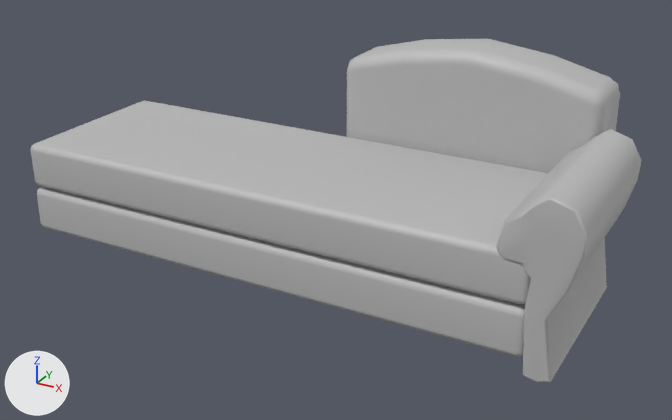
The FBX model Assets/Models/Objects/ShrinkingObjects/Sofa3_4EDT.fbx: old version first, new version second.
The view is the same before and after, from a 50 mm camera at (0.0666, -0.0955, 0.0649) aimed at (0.0048, 0.0168, 0.0088). Lighting does not change. The marker at lower left points along +X, +Y and +Z. Both versions are drawn at full value of the shape key 'sofaArmFloat1' of 'sofaArmFloat'; the numbers are the values there. Vertices at the same position are counted once.

Before the edit, the objects in view are built like this:
```python
me_mesh = bpy.data.meshes.new('Mesh')
me_mesh.from_pydata(...)  # 92 vertices, 90 faces; spans x 0.0..4.04, y 0.0..3.26, z -3.78..-2.74
me_mesh.materials.append(mat_lambert1)  # grey #bcbcbc
me_mesh_001 = bpy.data.meshes.new('Mesh.001')
me_mesh_001.from_pydata(...)  # 111 vertices, 108 faces; spans x -4.0..4.0, y 0.24..0.95, z -2.76..0.0
me_mesh_001.materials.append(mat_lambert1)  # grey #bcbcbc
me_mesh_003 = bpy.data.meshes.new('Mesh.003')
me_mesh_003.from_pydata(...)  # 160 vertices, 170 faces; spans x 3.54..4.6, y 0.0..2.45, z -2.75..0.0
me_mesh_003.materials.append(mat_lambert1)  # grey #bcbcbc
ob_sofa2rexedt = bpy.data.objects.new('Sofa2RexEdt', me_mesh)
ob_sofa2rexedt.parent = ob_sofa2
ob_sofa2rexedt.location = (0.0, 0.0, 0.0)
ob_sofa2upper = bpy.data.objects.new('Sofa2Upper', me_mesh_001)
ob_sofa2upper.parent = ob_sofa2
ob_sofa2upper.location = (0.0, 0.0, 0.0)
ob_sofaarmfloat = bpy.data.objects.new('sofaArmFloat', me_mesh_003)
ob_sofaarmfloat.parent = ob_sofa2
ob_sofaarmfloat.location = (0.0, 0.0, 0.0)
# also in view: 'Sofa2Upper1' at (0.0, 0.0138, 0.0133)
```
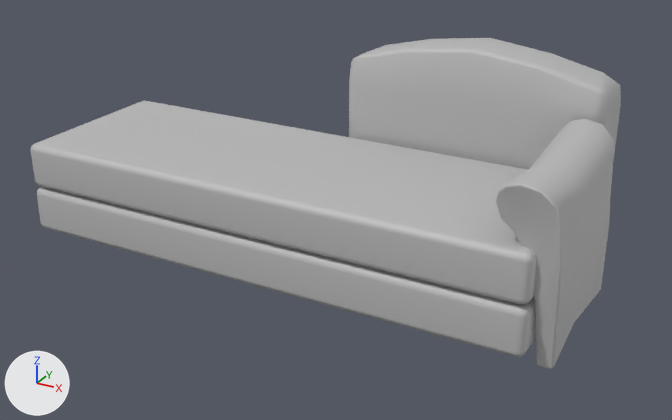
The change, as a diff of the scene's bpy script:
```diff
--- a/Assets/Models/Objects/ShrinkingObjects/Sofa3_4EDT.fbx.py
+++ b/Assets/Models/Objects/ShrinkingObjects/Sofa3_4EDT.fbx.py
@@ me_mesh_003 @@
 # used by ob_sofaarmfloat; parent = ob_sofa2; location = (0.0, 0.0, 0.0)
-me_mesh_003.from_pydata(...)  # 160 vertices, 170 faces; spans x 3.54..4.6, y 0.0..2.45, z -2.75..0.0
+me_mesh_003.from_pydata(...)  # 160 vertices, 170 faces; spans x 3.46..4.31, y 0.0..2.54, z -2.75..-0.02
+# me_mesh_003 part 2: 160 of 160 vertices moved; they spanned x 3.54..4.6, y 0.0..2.45, z -2.75..0.0 and now span x 3.46..4.31, y 0.0..2.54, z -2.75..-0.02; mean shift (-0.12, 0.12, -0.03); largest move (3.63, 1.53, -2.71) -> (3.69, 1.88, -2.43)
 me_mesh_003.materials.append(mat_lambert1)
@@ me_mesh @@
 # used by ob_sofa2rexedt; parent = ob_sofa2; location = (0.0, 0.0, 0.0)
-me_mesh.from_pydata(...)  # 92 vertices, 90 faces; spans x 0.0..4.04, y 0.0..3.26, z -3.78..-2.74
+me_mesh.from_pydata(...)  # 110 vertices, 108 faces; spans x 0.0..4.04, y 0.0..3.25, z -3.9..-2.81
+# me_mesh part 1: the whole mesh is rebuilt
 me_mesh.materials.append(mat_lambert1)
```

Where the change shows, as pixel boxes (x1, y1, x2, y2) in the pictures (672 x 420 px):
'Sofa2RexEdt', reshaped: before (347, 39, 620, 173); after (349, 38, 621, 170)
'sofaArmFloat', reshaped (19% narrower): before (496, 129, 642, 382); after (496, 119, 614, 369)
